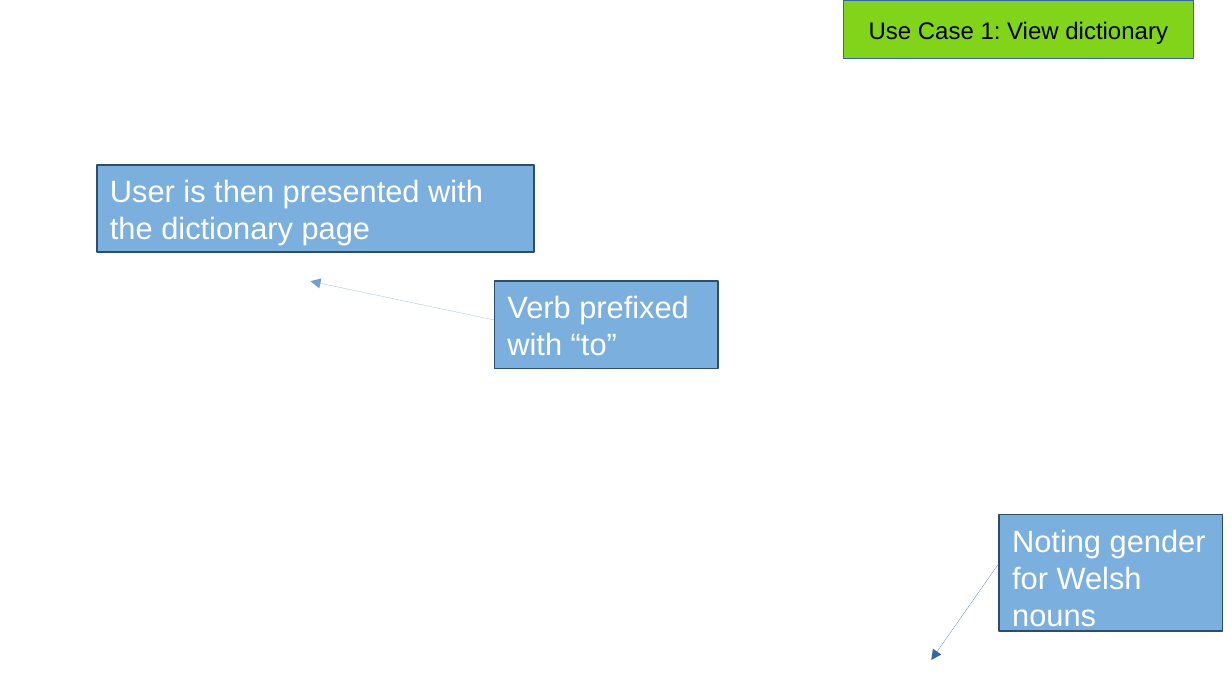
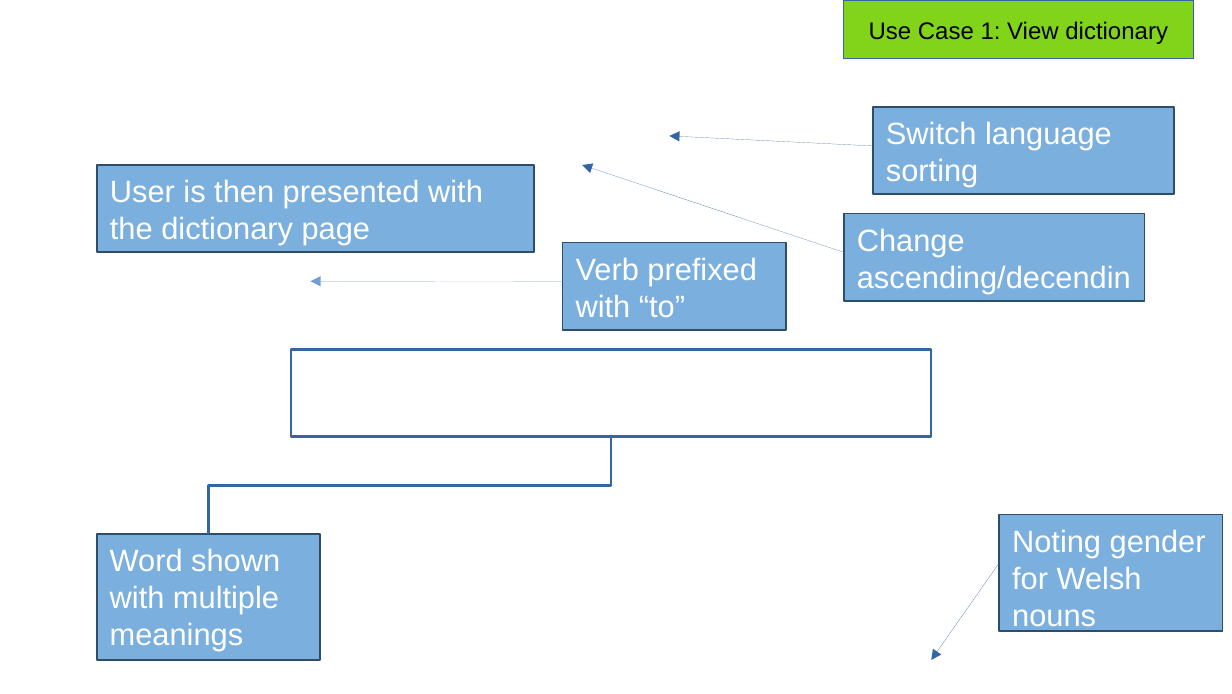
Before and after one commit to SaltyW123/gp20, a slide deck: slide 6 of dev/20200218/osp1/UI-Spec-Presentation/Demo_of_UI.odp. Drawn at 1232x694 pixels with LibreOffice and Linux fonts; fonts in the diff are those of the drawing; background and template pictures are left out. Boxes give left, top, right and bottom in pixels: in the first picture for what was removed or moved away, otherwise in the second. Text is boxed around its words. In the diff, an @@ line names an element or a change of style, - is before the commit and + after.

Commit message:
Added the welsh characters and support for multiple words in the UI Presentation

```diff
--- a/dev/20200218/osp1/UI-Spec-Presentation/Demo_of_UI.odp
+++ b/dev/20200218/osp1/UI-Spec-Presentation/Demo_of_UI.odp
@@ rectangle added at <box>873,107,1174,195</box>, fill #5B9BD5 at 80% opacity, outline #2D4D6A 0.99 pt, 18 pt, text #FFFFFF @@
+Switch language sorting
@@ arrow added from (873, 145) to (669, 136), #3465A4 0 pt @@
@@ arrow added from (844, 253) to (582, 165), #3465A4 0 pt @@
@@ rectangle added at <box>844,213,1145,301</box>, fill #5B9BD5 at 80% opacity, outline #2D4D6A 0.99 pt, 18 pt, text #FFFFFF @@
+Change ascending/decending
@@ rectangle "Verb prefixed with “to”": place and size @@
-rectangle "Verb prefixed with “to”" at <box>494,281,717,368</box>
+rectangle "Verb prefixed with “to”" at <box>563,243,786,330</box>
@@ arrow moved from (494, 320) - (310, 281) to (563, 281) - (310, 281) @@
@@ rectangle added at <box>291,349,931,436</box>, outline #3465A4 1.5 pt @@
@@ elbow line added from (208, 533) to (611, 436), #3465A4 1.5 pt @@
@@ rectangle added at <box>97,533,320,659</box>, fill #5B9BD5 at 80% opacity, outline #2D4D6A 0.99 pt, 18 pt, text #FFFFFF @@
+Word shown with multiple meanings
```
Also in this commit, not shown: 15 other slides changed, 1 slide added, 21 other files.
